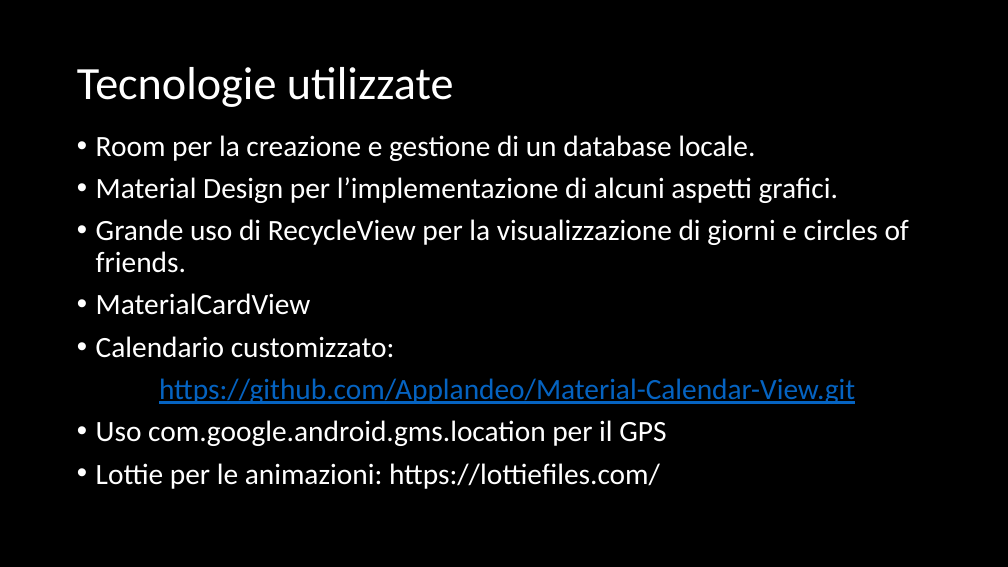
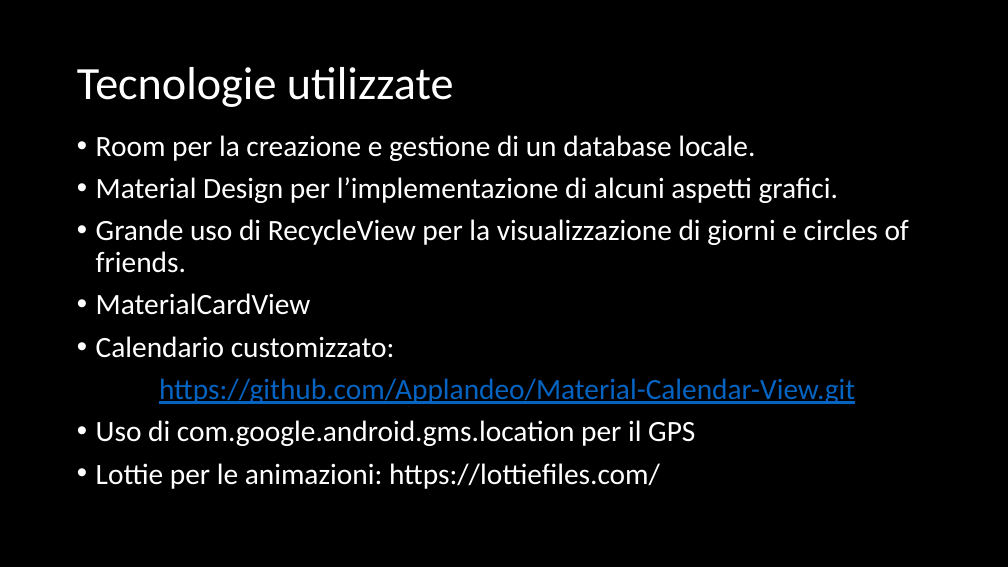
Before and after one commit to Sofy24/RendezVous, a slide deck: slide 3 of RendezVous.pptx. Drawn at 1008x567 pixels with LibreOffice and Linux fonts; fonts in the diff are those of the drawing; background and template pictures are left out. Boxes give left, top, right and bottom in pixels: in the first picture for what was removed or moved away, otherwise in the second. Text is boxed around its words. In the diff, an @@ line names an element or a change of style, - is before the commit and + after.

```diff
--- a/RendezVous.pptx
+++ b/RendezVous.pptx
@@ text at (96,420,695,446): text changed @@
-• Uso com.google.android.gms.location per il GPS
+• Uso di com.google.android.gms.location per il GPS
```
Also in this commit, not shown: 5 slides added.
